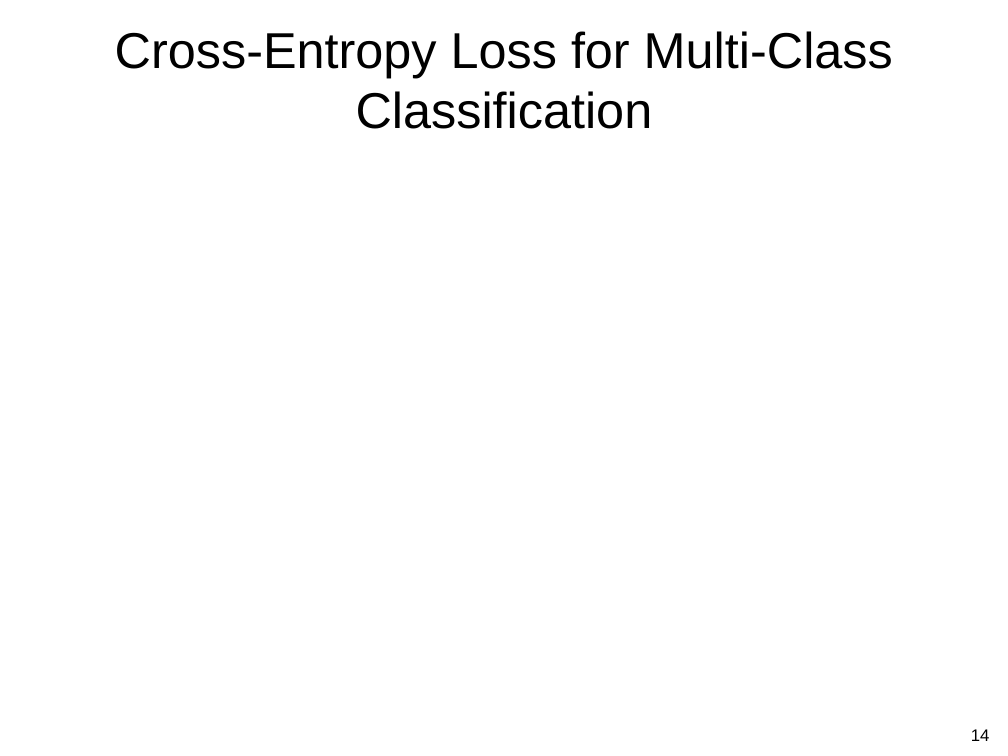
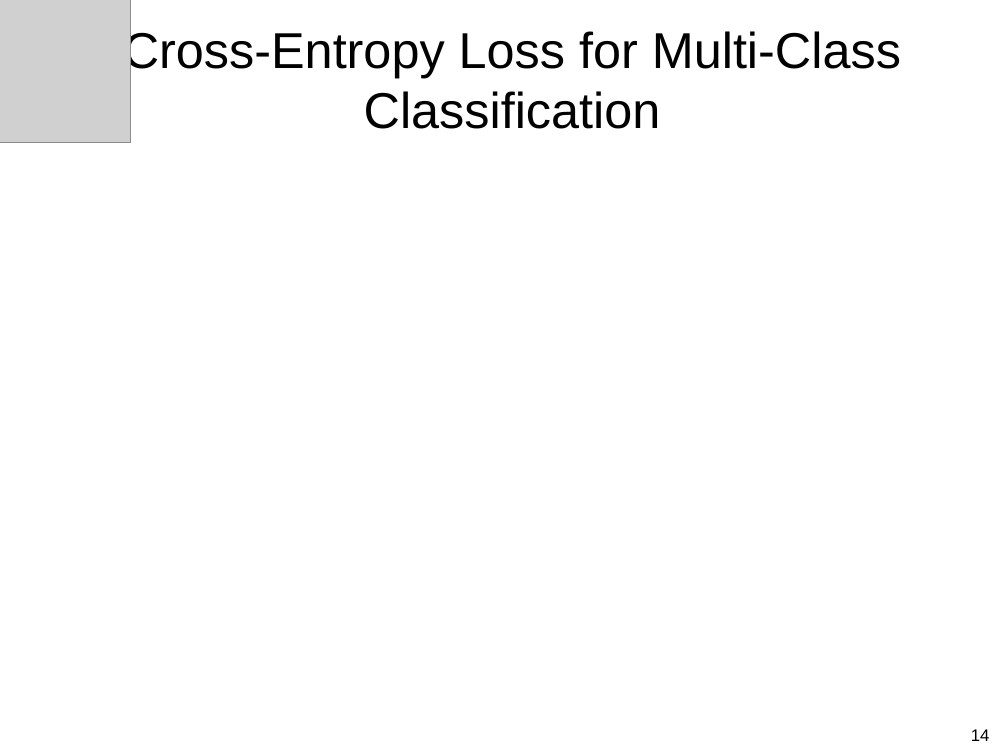
Before and after one commit to guzonghua/saav, a slide deck: slide 14 of PPTs/L3 Intro to ML.pptx. Drawn at 1008x756 pixels with LibreOffice and Linux fonts; fonts in the diff are those of the drawing; grey boxes stand for pictures. Boxes give left, top, right and bottom in pixels: in the first picture for what was removed or moved away, otherwise in the second. Text is boxed around its words. In the diff, an @@ line names an element or a change of style, - is before the commit and + after.

```diff
--- a/PPTs/L3 Intro to ML.pptx
+++ b/PPTs/L3 Intro to ML.pptx
@@ picture added at bbox=[0, 0, 131, 143] @@
@@ title "Cross-Entropy Loss for Multi-Class Classification" rewrapped from bbox=[115, 31, 893, 129] to bbox=[123, 27, 901, 129] @@
```
Also in this commit, not shown: 2 slides added, 1 slide removed, 4 other files.
